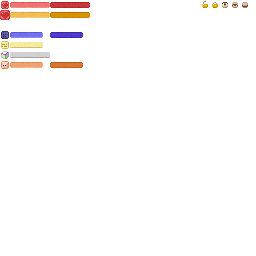
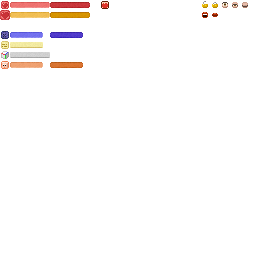
Layers edited between the first and the second 256×256 image:
added layer "闭嘴" above "张嘴" over [212, 13, 218, 17]
added layer "张嘴" above "静音" over [202, 12, 208, 18]
added layer "静音" above "成长槽 - 满" over [101, 1, 109, 9]
